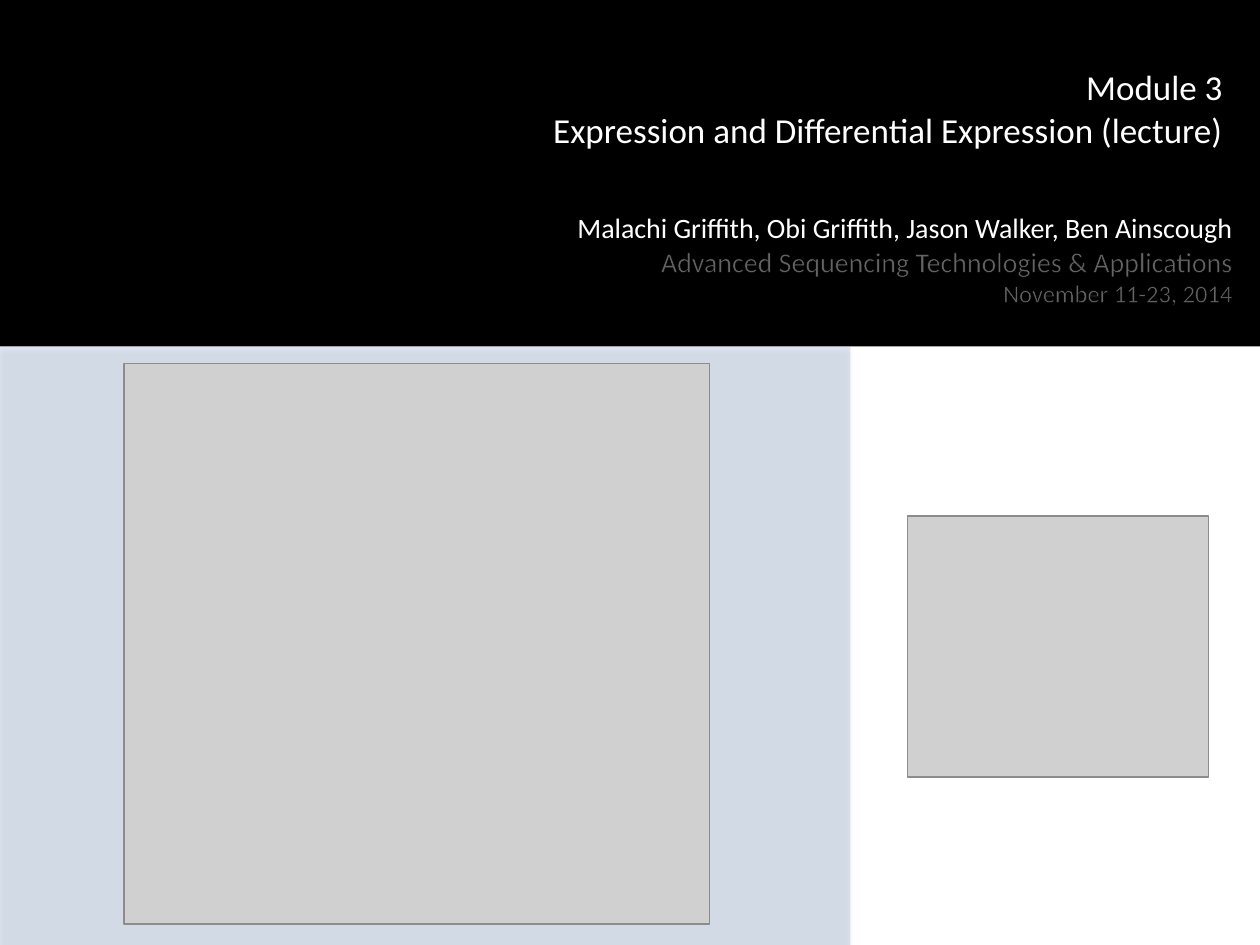
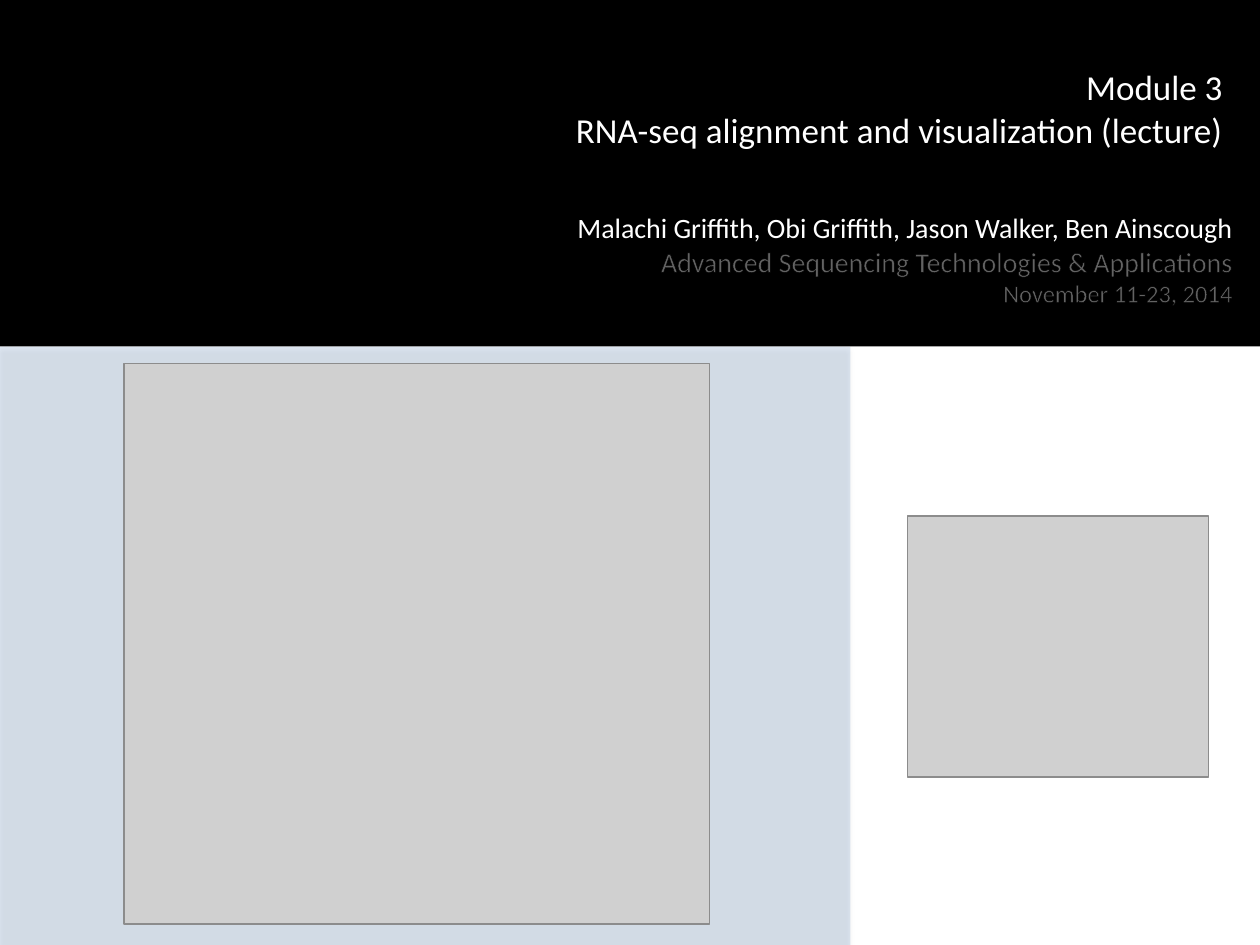
Before and after one commit to griffithlab/rnaseq_tutorial, a slide deck: slide 2 of lectures/cshl/2014/RNASeq_Module3_Lecture.pptx. Drawn at 1260x945 pixels with LibreOffice and Linux fonts; fonts in the diff are those of the drawing; grey boxes stand for pictures; background and template pictures are left out. Boxes give left, top, right and bottom in pixels: in the first picture for what was removed or moved away, otherwise in the second. Text is boxed around its words. In the diff, an @@ line names an element or a change of style, - is before the commit and + after.

Commit message:
harmonize module numbering with wiki numbering

```diff
--- a/lectures/cshl/2014/RNASeq_Module3_Lecture.pptx
+++ b/lectures/cshl/2014/RNASeq_Module3_Lecture.pptx
@@ text at [576,75,1223,149]: text changed @@
-Module 3
-Expression and Differential Expression (lecture)
+Module 3
+RNA-seq alignment and visualization (lecture)
```
Also in this commit, not shown: 2 other slides changed, 21 slides added, 16 slides removed, 17 other files.
